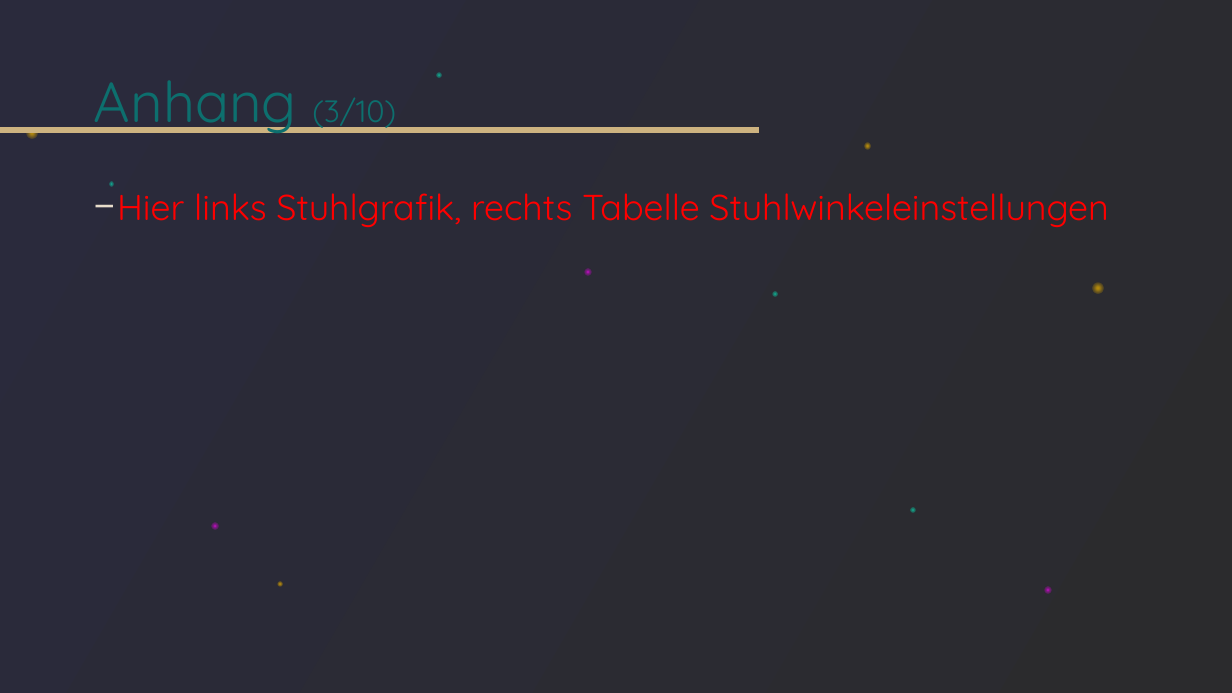
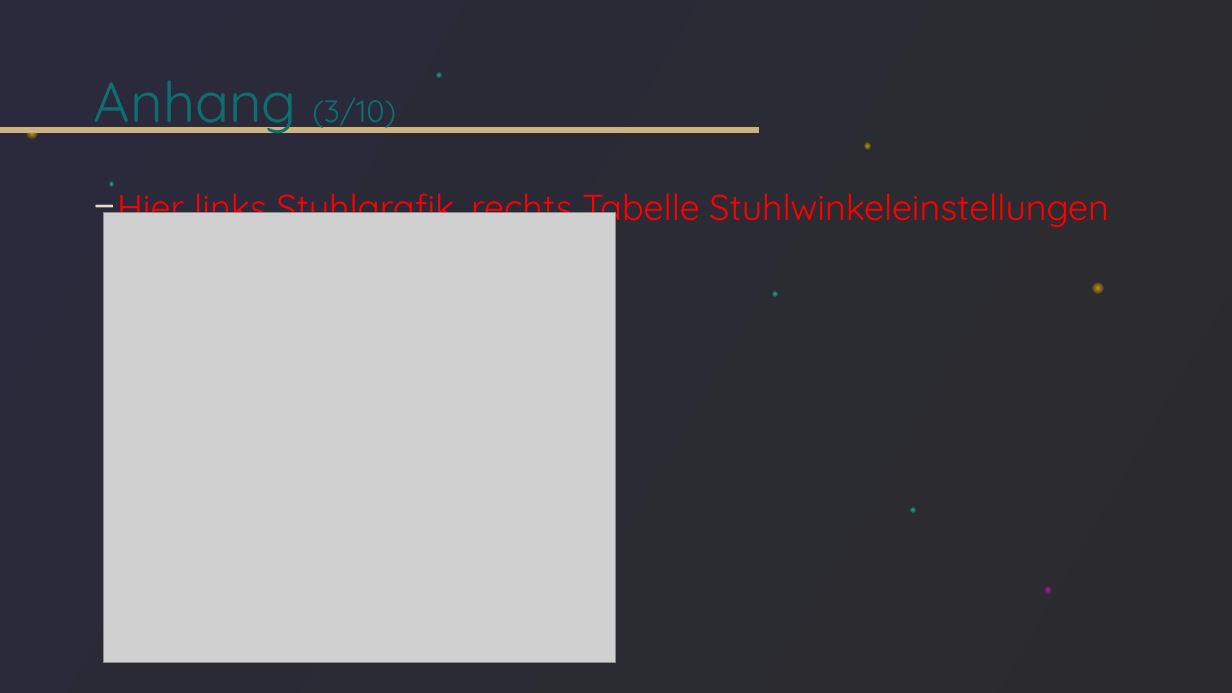
Before and after one commit to tlahmann/mci-af, a slide deck: slide 30 of presentation/Resync Studie.pptx. Drawn at 1232x693 pixels with LibreOffice and Linux fonts; fonts in the diff are those of the drawing; grey boxes stand for pictures. Boxes give left, top, right and bottom in pixels: in the first picture for what was removed or moved away, otherwise in the second. Text is boxed around its words. In the diff, an @@ line names an element or a change of style, - is before the commit and + after.

```diff
--- a/presentation/Resync Studie.pptx
+++ b/presentation/Resync Studie.pptx
@@ picture added at (x1=104, y1=212, x2=616, y2=662) @@
@@ ellipse removed at (x1=585, y1=269, x2=592, y2=276) @@
@@ ellipse removed at (x1=212, y1=523, x2=219, y2=531) @@
@@ ellipse removed at (x1=277, y1=581, x2=282, y2=586) @@
```
Also in this commit, not shown: 5 other slides changed, 1 slide added, 1 slide removed.
